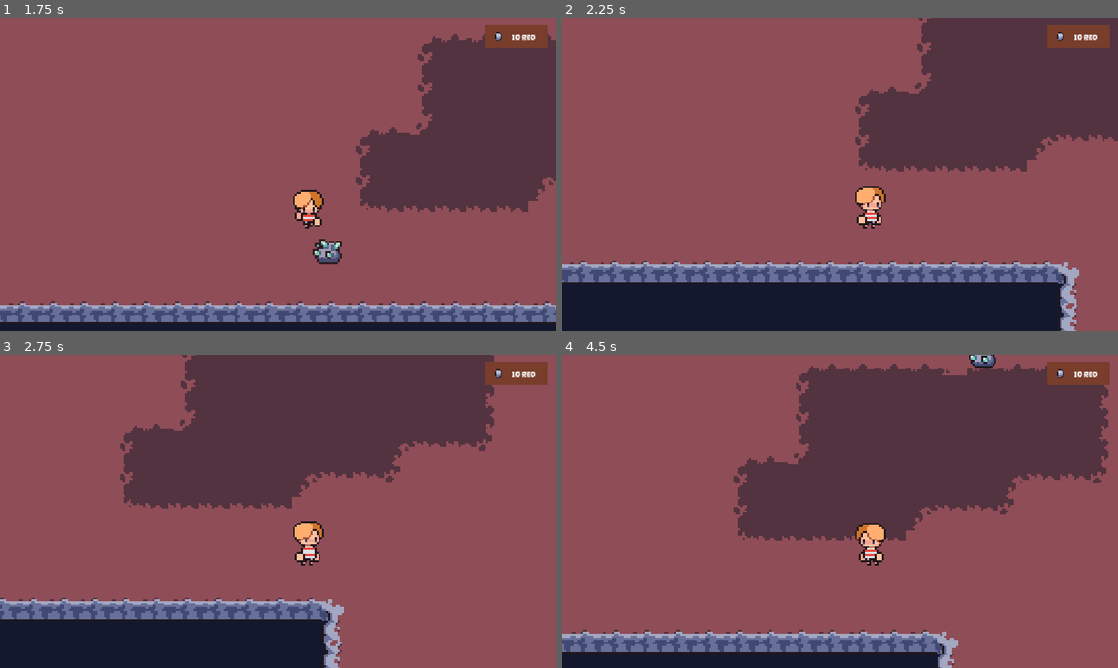
Above: before the commit, frames 1-4 (two rows, left to right).
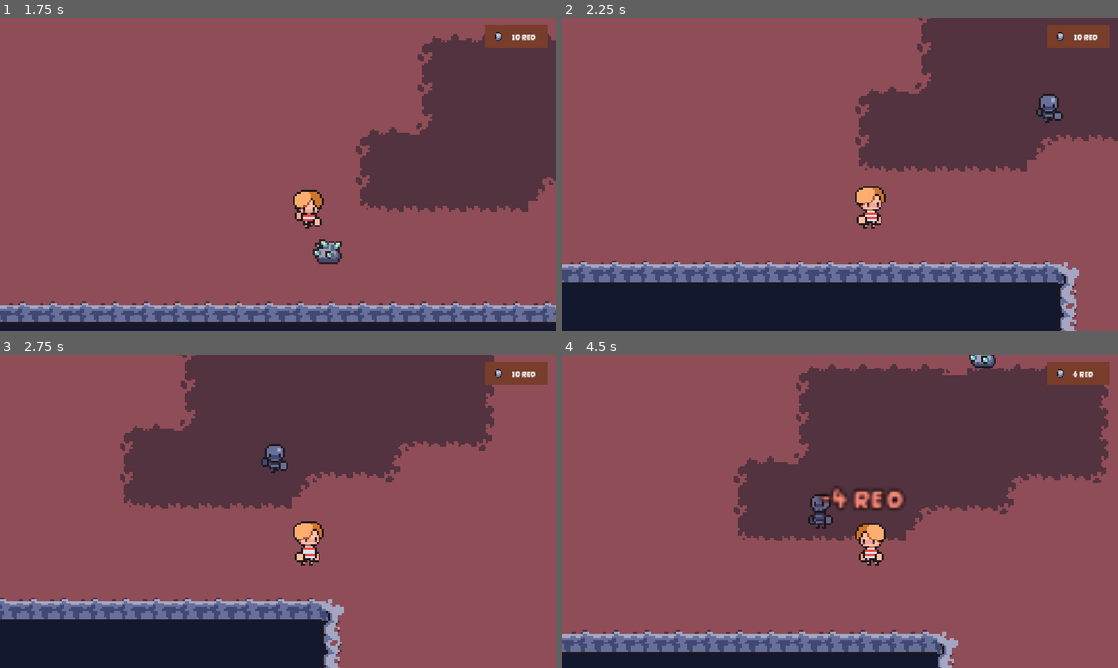
Above: after the commit, the same moments.

Repository: abinnovator/Haven-Reform
Game: Godot game, scene res://scenes/Cave.tscn
Same seed, same stepped clock (60 frames per second), same inputs: the game is played once before the commit and once after it. This scene is started directly instead of the project's main scene.
Inputs:
- Up to frame 1 (1.75 s): tap Enter at 0.5 s; hold D (right) 0.53-1.28 s; tap W (front) at 0.6, 1.55 s; tap E (interact) at 0.8, 1.35 s; hold S (back) from 1.28 s (still down)
- Up to frame 2 (2.25 s): release S (back) at 2.03 s; hold D (right) from 2.03 s (still down); tap W (front) at 2.1 s
- Up to frame 3 (2.75 s): keep holding D (right); tap E (interact) at 2.3 s
- Up to frame 4 (4.5 s): tap E (interact) at 2.85, 3.8, 4.35 s; tap W (front) at 3.05, 3.6 s; release D (right) at 3.53 s; hold A (left) from 3.53 s (still down)

Frame 1 is identical in both runs. In frame 2, 0.3% of the frame differs, in the area x 85-91%, y 24-34%; in frame 3, 0.3%; in frame 4, 0.9%, in the area x 44-97%, y 5-56%.

Commit message:
Added some new stuff

Diff:
--- a/scenes/Cave.tscn
+++ b/scenes/Cave.tscn
@@ -5,6 +5,7 @@
 [ext_resource type="Script" uid="uid://dv8etvwk2a2fw" path="res://script/ore_spawner.gd" id="3_xwfm4"]
 [ext_resource type="PackedScene" path="res://scenes/ore_node.tscn" id="4_i5j2t"]
 [ext_resource type="PackedScene" uid="uid://b2t3k5ty8lvub" path="res://scenes/player.tscn" id="5_sj338"]
+[ext_resource type="PackedScene" path="res://scenes/monster.tscn" id="9_monster"]
 
 [sub_resource type="TileSetAtlasSource" id="TileSetAtlasSource_e5lse"]
 texture = ExtResource("1_oq386")
@@ -278,3 +279,19 @@
 
 [node name="SpawnPoint" type="Marker2D" parent="." unique_id=1743502563]
 position = Vector2(187, 214)
+
+[node name="Monster" parent="." instance=ExtResource("9_monster")]
+position = Vector2(680, 168)
+monster_kind = 0
+
+[node name="Monster2" parent="." instance=ExtResource("9_monster")]
+position = Vector2(600, 264)
+monster_kind = 2
+
+[node name="Monster3" parent="." instance=ExtResource("9_monster")]
+position = Vector2(536, 456)
+monster_kind = 1
+
+[node name="Monster4" parent="." instance=ExtResource("9_monster")]
+position = Vector2(504, 232)
+monster_kind = 3
--- a/scenes/Oasis.tscn
+++ b/scenes/Oasis.tscn
@@ -39,6 +39,10 @@
 sources/0 = SubResource("TileSetAtlasSource_7n5ib")
 
 [node name="Map" type="Node2D" unique_id=1279788714]
+
+[node name="TileMapLayer" type="TileMapLayer" parent="." unique_id=1873218616]
+tile_map_data = PackedByteArray("AAADABAAAAACAAIAAAACABAAAAACAAIAAAABABAAAAACAAIAAAAAABAAAAACAAIAAAD//xAAAAACAAIAAAADABQAAAACAAIAAAACABQAAAACAAIAAAAAABQAAAACAAIAAAD//xQAAAACAAIAAAABABQAAAACAAIAAAA=")
+tile_set = ExtResource("1_yal7t")
 
 [node name="ColorRect" type="ColorRect" parent="." unique_id=345442516]
 offset_left = -1026.0
@@ -93,12 +97,16 @@
 character_name = "Jessie"
 character_preset = 1
 dialogue_text = "Hey bob! When are you gonna stop going into those portals:/"
+dialogue_progress = "Hey! HOLY"
+dialogue_restored = "No way. You actually did it."
 
 [node name="NPC2" parent="." unique_id=1734158647 instance=ExtResource("4_4txdm")]
 position = Vector2(519, 234)
 character_name = "Jessie"
 character_preset = 2
 dialogue_text = "Hey bob! Im so tired from filtering the water:("
+dialogue_progress = "Nice! but theres still alotttt to do"
+dialogue_restored = "No way. You actually did it."
 
 [node name="Node2D" parent="." unique_id=964074540 instance=ExtResource("6_wc8tn")]
 texture_filter = 1
@@ -117,7 +125,7 @@
 [node name="Bridge" type="TileMapLayer" parent="." unique_id=853988049]
 z_as_relative = false
 texture_filter = 1
-tile_map_data = PackedByteArray("AAABABEAAwAKAAEAAAABABIAAwA …(1232 unchanged characters)… JAAAAAAABABAAAwAJAAAAAAAAABAAAwAJAAAAAAAEABAAAwAKAAAAAAAFABAAAwALAAAAAAD9/xAAAwAHAAAAAAD+/xAAAwAIAAAAAAD//xAAAwAJAAAAAAA=")
+tile_map_data = PackedByteArray("AAABABEAAwAKAAEAAAABABIAAwA …(1232 unchanged characters)… JAAAAAAABABAAAwAJAAAAAAAAABAAAwAJAAAAAAAFABAAAwALAAAAAAD9/xAAAwAHAAAAAAD+/xAAAwAIAAAAAAD//xAAAwAJAAAAAAAEABAAAwAKAAAAAAA=")
 tile_set = ExtResource("1_yal7t")
 
 [node name="Node2D4" parent="." unique_id=456250674 instance=ExtResource("7_7q5ab")]
--- /dev/null
+++ b/scenes/monster.tscn
@@ -0,0 +1,28 @@
+[gd_scene load_steps=4 format=3]
+
+[ext_resource type="Script" path="res://script/monster/monster.gd" id="1_monster"]
+
+[sub_resource type="RectangleShape2D" id="RectangleShape2D_body"]
+size = Vector2(20, 16)
+
+[sub_resource type="CircleShape2D" id="CircleShape2D_hurt"]
+radius = 17.0
+
+[node name="Monster" type="CharacterBody2D"]
+collision_layer = 4
+collision_mask = 1
+script = ExtResource("1_monster")
+
+[node name="AnimatedSprite2D" type="AnimatedSprite2D" parent="."]
+texture_filter = 1
+
+[node name="CollisionShape2D" type="CollisionShape2D" parent="."]
+position = Vector2(0, 4)
+shape = SubResource("RectangleShape2D_body")
+
+[node name="Hurtbox" type="Area2D" parent="."]
+collision_layer = 0
+collision_mask = 3
+
+[node name="CollisionShape2D" type="CollisionShape2D" parent="Hurtbox"]
+shape = SubResource("CircleShape2D_hurt")
--- a/script/hud.gd
+++ /dev/null
@@ -1,64 +0,0 @@
-extends CanvasLayer
-## Always-on substance counter, top right. Autoloaded so every gameplay
-## scene gets it without being instanced, and it survives scene changes.
-
-const HIDE_IN := ["startscreen.tscn", "cutscene.tscn"]
-const FONT_PATH := "res://assets/DarumadropOne-Regular.ttf"
-
-var _box: VBoxContainer
-var _banked: Label
-var _carried: Label
-var _last_scene_path := ""
-
-
-func _ready() -> void:
-	layer = 100
-	_build()
-	GameState.substance_changed.connect(_refresh)
-	_refresh()
-
-
-func _build() -> void:
-	_box = VBoxContainer.new()
-	_box.anchor_left = 1.0
-	_box.anchor_right = 1.0
-	_box.offset_left = -320.0
-	_box.offset_right = -18.0
-	_box.offset_top = 14.0
-	_box.grow_horizontal = Control.GROW_DIRECTION_BEGIN
-	_box.mouse_filter = Control.MOUSE_FILTER_IGNORE
-	add_child(_box)
-
-	_banked = _make_label(Color(0.60, 0.95, 0.55), 22)
-	_carried = _make_label(Color(0.45, 0.95, 0.90), 17)
-
-
-func _make_label(color: Color, font_size: int) -> Label:
-	var label := Label.new()
-	label.horizontal_alignment = HORIZONTAL_ALIGNMENT_RIGHT
-	label.mouse_filter = Control.MOUSE_FILTER_IGNORE
-	label.add_theme_color_override("font_color", color)
-	label.add_theme_color_override("font_outline_color", Color(0.05, 0.05, 0.08))
-	label.add_theme_constant_override("outline_size", 6)
-	label.add_theme_font_size_override("font_size", font_size)
-	var font := load(FONT_PATH)
-	if font != null:
-		label.add_theme_font_override("font", font)
-	_box.add_child(label)
-	return label
-
-
-func _refresh() -> void:
-	_banked.text = "RESTORATION  %d" % GameState.banked_substance
-	_carried.text = "carrying  %d" % GameState.carried_substance
-	_carried.visible = GameState.carried_substance > 0
-
-
-## Keep the HUD off the title screen and the cutscene.
-func _process(_delta: float) -> void:
-	var scene := get_tree().current_scene
-	var path := scene.scene_file_path if scene != null else ""
-	if path == _last_scene_path:
-		return
-	_last_scene_path = path
-	_box.visible = not (path.get_file() in HIDE_IN)
--- /dev/null
+++ b/script/monster/monster.gd
@@ -0,0 +1,136 @@
+class_name HavenMonster
+extends CharacterBody2D
+
+const SHEETS: Array[String] = [
+	"res://assets/CozyValley_Premium_1.3/Monsters/Slime.png",
+	"res://assets/CozyValley_Premium_1.3/Monsters/Slime_blue.png",
+	"res://assets/CozyValley_Premium_1.3/Monsters/Skeleton.png",
+	"res://assets/CozyValley_Premium_1.3/Monsters/Skeleton_withered.png",
+	"res://assets/CozyValley_Premium_1.3/Monsters/Rat.png",
+	"res://assets/CozyValley_Premium_1.3/Monsters/Rat_king.png",
+]
+
+@export_category("Identity")
+@export_enum("Slime", "Slime blue", "Skeleton", "Skeleton withered", "Rat", "Rat king") var monster_kind := 0:
+	set(value):
+		monster_kind = value
+		if is_node_ready():
+			_apply_kind()
+
+@export_category("Movement")
+@export_range(10.0, 200.0, 1.0, "suffix:px/s") var speed := 42.0
+@export_range(0.0, 600.0, 4.0, "suffix:px") var roam_radius := 120.0
+@export_range(0.0, 6.0, 0.1, "suffix:s") var wait_time := 1.0
+
+@export_category("Hazard")
+@export_range(0.0, 1.0, 0.01) var steal_fraction := 0.34
+@export_range(0.2, 6.0, 0.1, "suffix:s") var hit_cooldown := 1.6
+
+@onready var sprite: AnimatedSprite2D = $AnimatedSprite2D
+
+var _home := Vector2.ZERO
+var _target := Vector2.ZERO
+var _has_target := false
+var _wait_remaining := 0.0
+var _cooldown := 0.0
+
+func _ready() -> void:
+	_home = global_position
+	_apply_kind()
+	collision_layer = 4
+	collision_mask = 1
+	var hurtbox := get_node_or_null("Hurtbox") as Area2D
+	if hurtbox != null:
+		hurtbox.collision_layer = 0
+		hurtbox.collision_mask = 3
+		hurtbox.body_entered.connect(_on_hurtbox_body_entered)
+
+func _physics_process(delta: float) -> void:
+	_cooldown = maxf(0.0, _cooldown - delta)
+	_roam(delta)
+	_animate()
+	if velocity != Vector2.ZERO:
+		move_and_slide()
+
+func _roam(delta: float) -> void:
+	if _wait_remaining > 0.0:
+		_wait_remaining -= delta
+		velocity = Vector2.ZERO
+		return
+	if not _has_target:
+		_target = _home + Vector2.from_angle(randf() * TAU) * sqrt(randf()) * roam_radius
+		_has_target = true
+	if global_position.distance_to(_target) < 4.0:
+		_has_target = false
+		_wait_remaining = wait_time
+		velocity = Vector2.ZERO
+		return
+	velocity = global_position.direction_to(_target) * speed
+
+func _animate() -> void:
+	if velocity.length_squared() < 1.0:
+		sprite.play(&"idle")
+		return
+	if absf(velocity.x) > absf(velocity.y):
+		sprite.flip_h = velocity.x < 0.0
+		sprite.play(&"move_side")
+	else:
+		sprite.flip_h = false
+		sprite.play(&"move_front" if velocity.y > 0.0 else &"move_back")
+
+func _on_hurtbox_body_entered(body: Node2D) -> void:
+	if _cooldown > 0.0 or not (body is HavenPlayer):
+		return
+	_cooldown = hit_cooldown
+	var lost := GameState.drop_carried(steal_fraction)
+	_flash()
+	if lost > 0:
+		_show_loss(lost, body as Node2D)
+
+func _flash() -> void:
+	var tween := create_tween()
+	tween.tween_property(sprite, "modulate", Color(1.0, 0.5, 0.5), 0.08)
+	tween.tween_property(sprite, "modulate", Color.WHITE, 0.25)
+
+func _show_loss(amount: int, who: Node2D) -> void:
+	var label := Label.new()
+	label.text = "-%d REO" % amount
+	label.z_index = 50
+	label.add_theme_color_override("font_color", Color(1.0, 0.55, 0.5))
+	label.add_theme_color_override("font_outline_color", Color(0.1, 0.05, 0.05))
+	label.add_theme_constant_override("outline_size", 5)
+	label.add_theme_font_size_override("font_size", 14)
+	var font := load("res://assets/DarumadropOne-Regular.ttf")
+	if font != null:
+		label.add_theme_font_override("font", font)
+	who.add_child(label)
+	label.position = Vector2(-10, -18)
+	var tween := label.create_tween()
+	tween.tween_property(label, "position:y", -46.0, 0.9)
+	tween.parallel().tween_property(label, "modulate:a", 0.0, 0.9)
+	tween.tween_callback(label.queue_free)
+
+func _apply_kind() -> void:
+	var texture := load(SHEETS[clampi(monster_kind, 0, SHEETS.size() - 1)]) as Texture2D
+	if texture == null:
+		return
+	var frames := SpriteFrames.new()
+	frames.remove_animation(&"default")
+	_add(frames, &"idle", [Vector2i(0, 1), Vector2i(1, 1), Vector2i(2, 1), Vector2i(3, 1)], false)
+	_add(frames, &"move_back", [Vector2i(0, 3), Vector2i(1, 3), Vector2i(2, 3)], true)
+	_add(frames, &"move_front", [Vector2i(0, 4), Vector2i(1, 4), Vector2i(2, 4)], true)
+	_add(frames, &"move_side", [Vector2i(0, 5), Vector2i(1, 5), Vector2i(2, 5)], true)
+	sprite.sprite_frames = frames
+	for anim in frames.get_animation_names():
+		for i in frames.get_frame_count(anim):
+			(frames.get_frame_texture(anim, i) as AtlasTexture).atlas = texture
+	sprite.play(&"idle")
+
+func _add(frames: SpriteFrames, anim: StringName, cells: Array, loops: bool) -> void:
+	frames.add_animation(anim)
+	frames.set_animation_speed(anim, 6.0)
+	frames.set_animation_loop(anim, true)
+	for cell in cells:
+		var atlas := AtlasTexture.new()
+		atlas.region = Rect2(cell.x * 32, cell.y * 32, 32, 32)
+		frames.add_frame(anim, atlas)
--- a/script/npc/npc.gd
+++ b/script/npc/npc.gd
@@ -24,6 +24,14 @@
 			_apply_character_preset()
 
 @export_multiline var dialogue_text := "Welcome to HAVEN-REFORM."
+## Said once some land has come back. Leave empty to always use the line above.
+@export_multiline var dialogue_progress := ""
+## Said once every patch is restored. Leave empty to fall back to the above.
+@export_multiline var dialogue_restored := ""
+## How many patches count as "all of them".
+@export var patches_total := 3
+## Wander about once HAVEN is fully restored.
+@export var celebrate_when_restored := true
 
 @export_category("Movement")
 @export var movement_state: MovementState = MovementState.IDLE
@@ -50,13 +58,18 @@
 	_apply_character_preset()
 	interaction_area.body_entered.connect(_on_interaction_area_body_entered)
 	interaction_area.body_exited.connect(_on_interaction_area_body_exited)
-	dialogue_label.text = "%s: %s" % [character_name, dialogue_text]
+	if celebrate_when_restored and _restored_count() >= patches_total:
+		movement_state = MovementState.ROAM
+	dialogue_label.text = "%s: %s" % [character_name, _current_line()]
 	dialogue_label.hide()
+	GameState.substance_changed.connect(_on_world_changed)
 
 
 func _physics_process(delta: float) -> void:
 	if _player_in_range and Input.is_action_just_pressed("interact"):
 		_dialogue_visible = not _dialogue_visible
+		if _dialogue_visible:
+			dialogue_label.text = "%s: %s" % [character_name, _current_line()]
 		dialogue_label.visible = _dialogue_visible
 		HavenPlayer.movement_locked = _dialogue_visible
 
@@ -74,6 +87,27 @@
 	# walks into it, whatever the collision layers say.
 	if velocity != Vector2.ZERO:
 		move_and_slide()
+
+
+## Restoring a patch should change the mood straight away.
+func _on_world_changed() -> void:
+	if celebrate_when_restored and _restored_count() >= patches_total:
+		movement_state = MovementState.ROAM
+	dialogue_label.text = "%s: %s" % [character_name, _current_line()]
+
+
+func _restored_count() -> int:
+	return GameState.restored_patches.size()
+
+
+## What this NPC says depends on how much of HAVEN has come back.
+func _current_line() -> String:
+	var done := _restored_count()
+	if done >= patches_total and not dialogue_restored.is_empty():
+		return dialogue_restored
+	if done > 0 and not dialogue_progress.is_empty():
+		return dialogue_progress
+	return dialogue_text
 
 
 func _move_roam(delta: float) -> void:
--- a/script/restoration/patch.gd
+++ b/script/restoration/patch.gd
@@ -5,6 +5,8 @@
 @export_category("Patch")
 @export var patch_id := "patch_small"
 @export var cost := 20
+## How many patches exist in total; the last one triggers the ending.
+@export var patches_total := 3
 
 @export_category("Visuals")
 @export var dead_visual: Node2D
@@ -66,6 +68,8 @@
 	GameState.restore_patch(patch_id)
 	_apply_state(true, true)
 	prompt.hide()
+	if GameState.restored_patches.size() >= patches_total:
+		_show_ending()
 
 
 ## A hidden TileMapLayer still collides, so an invisible "alive" layer
@@ -119,3 +123,41 @@
 	if body is HavenPlayer:
 		_player_near = false
 		prompt.hide()
+
+
+## Full-screen beat once the last patch comes back.
+func _show_ending() -> void:
+	var layer := CanvasLayer.new()
+	layer.layer = 200
+	get_tree().root.add_child(layer)
+
+	var shade := ColorRect.new()
+	shade.color = Color(0.03, 0.06, 0.04, 0.0)
+	shade.set_anchors_preset(Control.PRESET_FULL_RECT)
+	shade.mouse_filter = Control.MOUSE_FILTER_IGNORE
+	layer.add_child(shade)
+
+	var text := Label.new()
+	text.text = "HAVEN-REFORM IS ALIVE AGAIN"
+	text.horizontal_alignment = HORIZONTAL_ALIGNMENT_CENTER
+	text.vertical_alignment = VERTICAL_ALIGNMENT_CENTER
+	text.set_anchors_preset(Control.PRESET_FULL_RECT)
+	text.mouse_filter = Control.MOUSE_FILTER_IGNORE
+	text.modulate.a = 0.0
+	text.add_theme_color_override("font_color", Color(0.72, 1.0, 0.72))
+	text.add_theme_color_override("font_outline_color", Color(0.04, 0.08, 0.05))
+	text.add_theme_constant_override("outline_size", 8)
+	text.add_theme_font_size_override("font_size", 44)
+	var font := load("res://assets/DarumadropOne-Regular.ttf")
+	if font != null:
+		text.add_theme_font_override("font", font)
+	layer.add_child(text)
+
+	var tween := create_tween()
+	tween.tween_interval(0.9)
+	tween.tween_property(shade, "color:a", 0.55, 1.0)
+	tween.parallel().tween_property(text, "modulate:a", 1.0, 1.0)
+	tween.tween_interval(3.5)
+	tween.tween_property(text, "modulate:a", 0.0, 1.2)
+	tween.parallel().tween_property(shade, "color:a", 0.0, 1.2)
+	tween.tween_callback(layer.queue_free)
Binary file added: HavenBounceback.png
Not shown, added: HavenBounceback.png.import
Not shown, changed: export_presets.cfg
Binary file added: releases/index.png
Not shown, added: releases/index.png.import
Binary file added: releases/v2/index.png
Not shown, added: releases/v2/index.png.import
Not shown, removed: script/hud.gd.uid
Not shown, added: script/monster/monster.gd.uid
Not shown, added: HavenBounceback.audio.position.worklet.js
Not shown, added: HavenBounceback.audio.worklet.js
Not shown, added: HavenBounceback.js
(and 14 more such lines)
